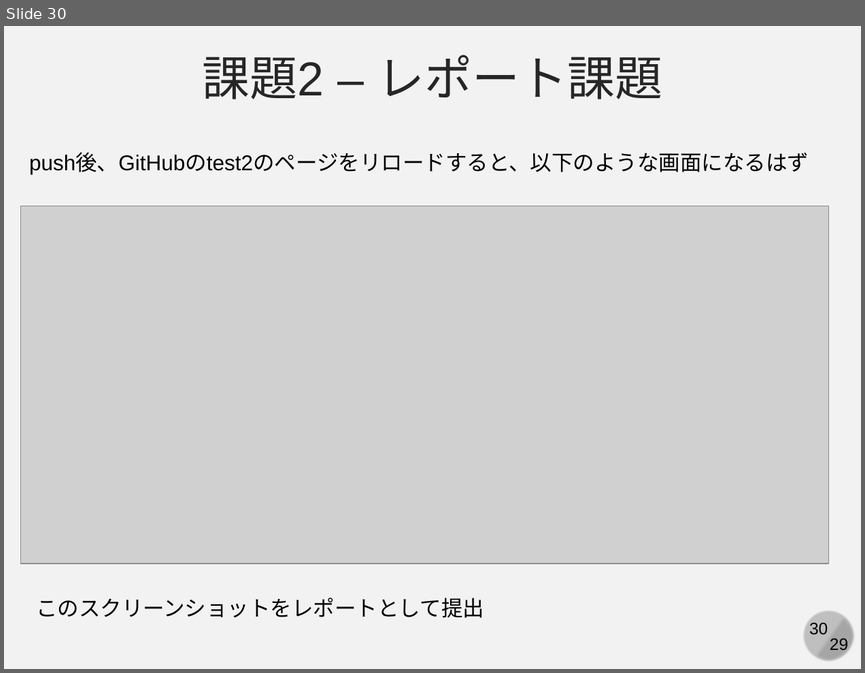
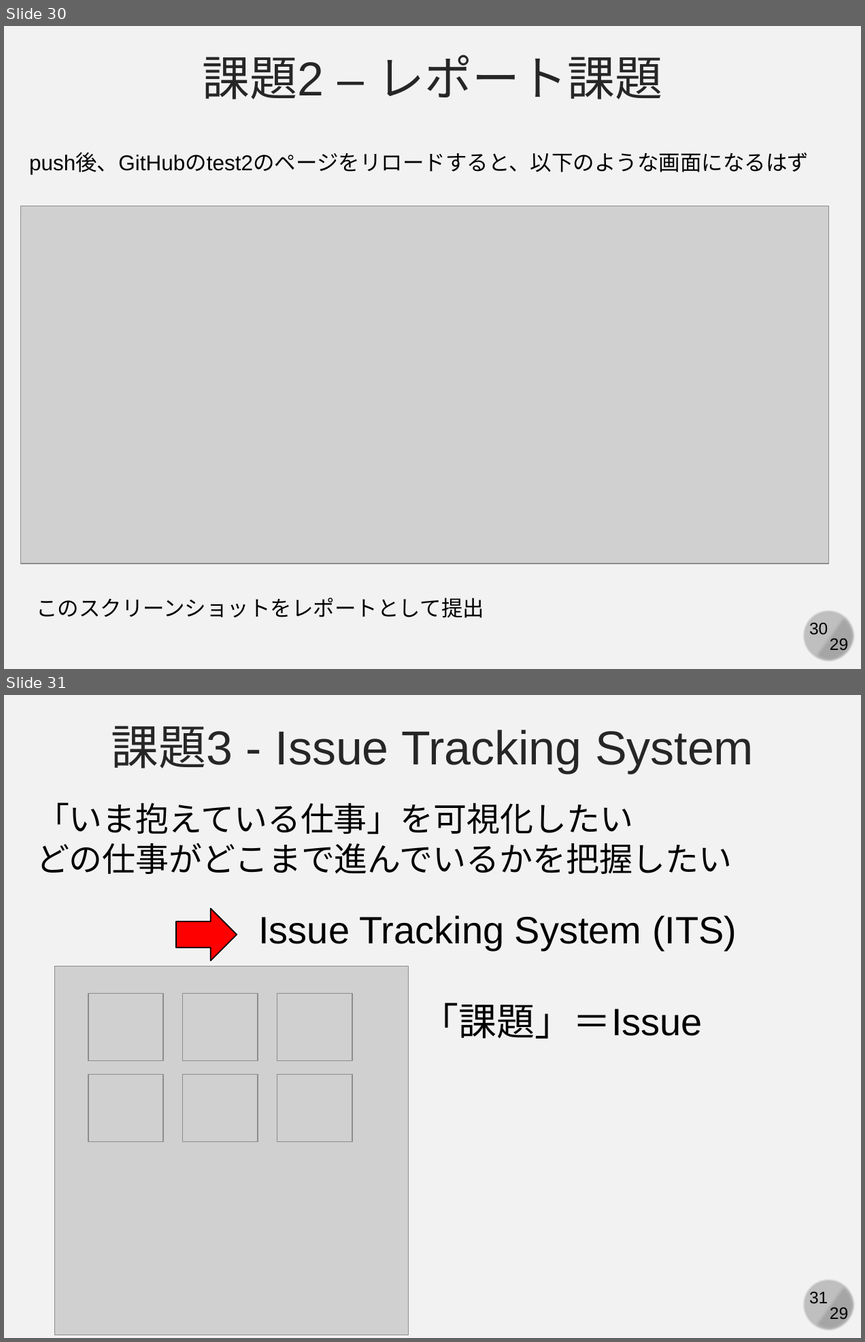
Before and after one commit to kaityo256/github, a slide deck: practice_github/fig/github_ex03.pptx. Shown one above the other, each under a label of ours: slide 30 before the commit, slides 30 and 31 after it. The pictures are 865x673 and 865x1342 pixels, drawn with LibreOffice and Linux fonts; fonts in the diff are those of the drawing; grey boxes stand for pictures. Boxes give left, top, right and bottom in pixels: in the first picture for what was removed or moved away, otherwise in the second. Text is boxed around its words. In the diff, an @@ line names an element or a change of style, - is before the commit and + after.

```diff
--- a/practice_github/fig/github_ex03.pptx
+++ b/practice_github/fig/github_ex03.pptx
@@ slide 31 added at box(4, 695, 861, 1338), background #F2F2F2; not listed: 4 template elements that a slide beside it also shows @@
@@ text added at box(111, 726, 753, 773), 40 pt, text #262626 @@
+課題3 - Issue Tracking System
@@ text added at box(36, 802, 732, 874), 28 pt, text #000000 @@
+「いま抱えている仕事」を可視化したい
+どの仕事がどこまで進んでいるかを把握したい
@@ right arrow added at box(176, 909, 237, 961), fill #FF0000, outline #000000 1 pt @@
@@ text added at box(258, 915, 736, 951), 32 pt, text #000000 @@
+Issue Tracking System (ITS)
@@ picture added at box(54, 966, 409, 1334) @@
@@ picture added at box(88, 993, 162, 1061) @@
@@ picture added at box(183, 993, 258, 1061) @@
@@ picture added at box(277, 993, 352, 1061) @@
@@ text added at box(421, 1002, 702, 1038), 32 pt, text #000000 @@
+「課題」＝Issue
@@ picture added at box(88, 1074, 162, 1141) @@
@@ picture added at box(183, 1074, 258, 1141) @@
@@ picture added at box(277, 1074, 352, 1141) @@
```
Also in this commit, not shown: 12 other slides added.
